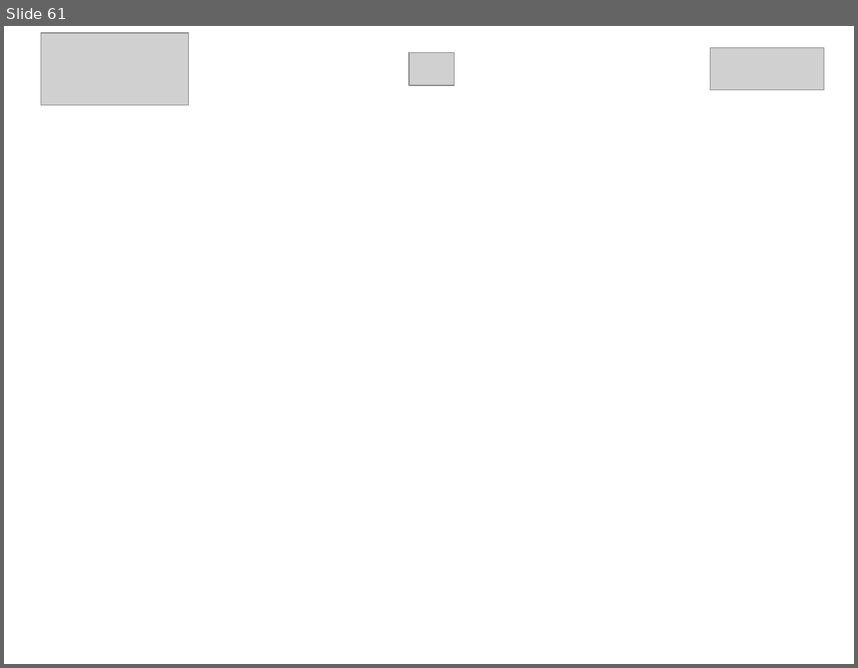
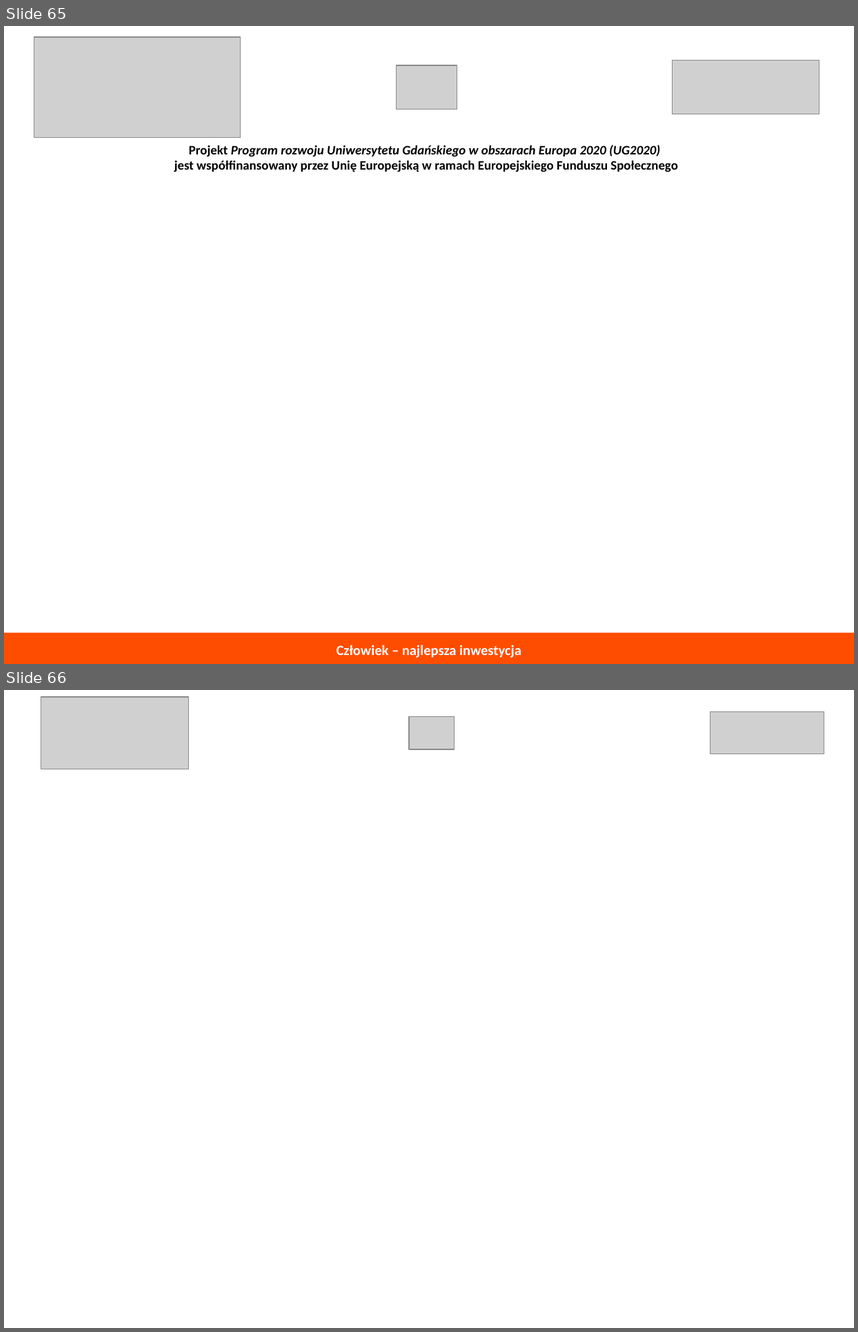
Before and after one commit to ljadanowski/syllabus-testowanie-aplikacji, a slide deck: todo/konspekt_wykladu.odp. Shown one above the other, each under a label of ours: slide 61 before the commit, slides 65 and 66 after it. The pictures are 858x668 and 858x1332 pixels, drawn with LibreOffice and Linux fonts; fonts in the diff are those of the drawing; grey boxes stand for pictures. Boxes give left, top, right and bottom in pixels: in the first picture for what was removed or moved away, otherwise in the second. Text is boxed around its words. In the diff, an @@ line names an element or a change of style, - is before the commit and + after.

```diff
--- a/todo/konspekt_wykladu.odp
+++ b/todo/konspekt_wykladu.odp
@@ slide 65 added at <box>4,26,854,664</box>, background #FFFFFF @@
@@ group added at <box>34,37,819,172</box>: 3 pictures, 1 text @@
+Projekt Program rozwoju Uniwersytetu Gdańskiego w obszarach Europa 2020 (UG2020)
+jest współfinansowany przez Unię Europejską w ramach Europejskiego Funduszu Społecznego
@@ rectangle added at <box>4,632,854,664</box>, fill #FF4D00, 12 pt, text #FFFFFF, bold @@
+Człowiek – najlepsza inwestycja
@@ what was slide 61 is now slide 66 @@
```
Also in this commit, not shown: 4 other slides added, 1 other file.
